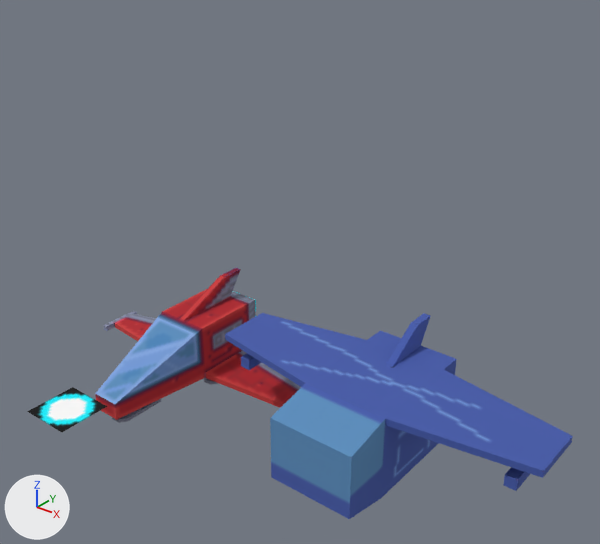
Renders of the FBX model AsteroidAvoider/Assets/Models/ships.fbx from each side of a commit.
Both versions are drawn from a 50 mm lens placed at (9.65, -8.7, 7.66), pointed at (2.77, -0.09, 2.32). The lights are fixed; the arrows at lower left show +X, +Y and +Z.

Names of what the first picture shows: 'BulletSmallBlue', 'Foot', 'ShipBig', 'ShipSmall'.
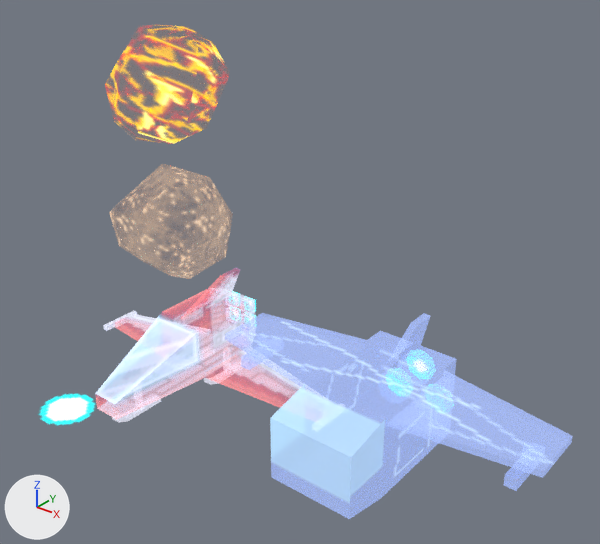
Where the change shows, as pixel boxes (x1, y1, x2, y2) in the pictures (600 x 544 px):
'ShipBig', surface changed
    both: (225, 313, 573, 519)
'ShipSmall', surface changed
    both: (95, 268, 345, 420)
'Icosphere.001', added
    after: (107, 25, 223, 144)
'BulletSmallBlue', surface changed
    both: (27, 387, 107, 432)
'Foot', surface changed
    both: (112, 333, 235, 423)
'Icosphere', added
    after: (109, 167, 230, 277)

Edits to the bpy script that builds the scene:
```text
Change img_ships_png:
    img_ships_png: load_image('ships.png', 'ships.png', 256, 256, 'sRGB') -> load_image('ships.png', 'ships.png', 256, 256, 'Non-Color')
Change mat_shipmaterial:
    where n0 = _N.new('ShaderNodeBsdfPrincipled'); n0.name = 'Principled BSDF'
    add n0.inputs[28].default_value = 1.0  # 'Emission Strength'
    add n3 = _N.new('ShaderNodeTexImage'); n3.name = 'Image Texture.001'
    add n3.image = img_ships_png
    add n4 = _N.new('ShaderNodeTexImage'); n4.name = 'Image Texture.002'
    add n4.image = img_ships_png
    add _L.new(n3.outputs[0], n0.inputs[27])  # 'Color' to 'Emission Color'
    add _L.new(n4.outputs[0], n0.inputs[4])  # 'Color' to 'Alpha'
Add me_icosphere:
    me_icosphere.from_pydata(...)  # 28 vertices, 52 faces; spans x -0.9..0.9, y -1.0..0.99, z -1.0..0.92
    me_icosphere.materials.append(mat_shipmaterial)
Add me_icosphere_001:
    me_icosphere_001.from_pydata(...)  # 28 vertices, 52 faces; spans x -0.89..0.94, y -0.92..1.01, z -0.95..0.9
    me_icosphere_001.materials.append(mat_shipmaterial)
Add ob_icosphere:
    ob_icosphere = bpy.data.objects.new('Icosphere', me_icosphere)
    ob_icosphere.location = (0.0, 0.0, 2.4)
Add ob_icosphere_001:
    ob_icosphere_001 = bpy.data.objects.new('Icosphere.001', me_icosphere_001)
    ob_icosphere_001.location = (0.0, 0.0, 4.7)
```
